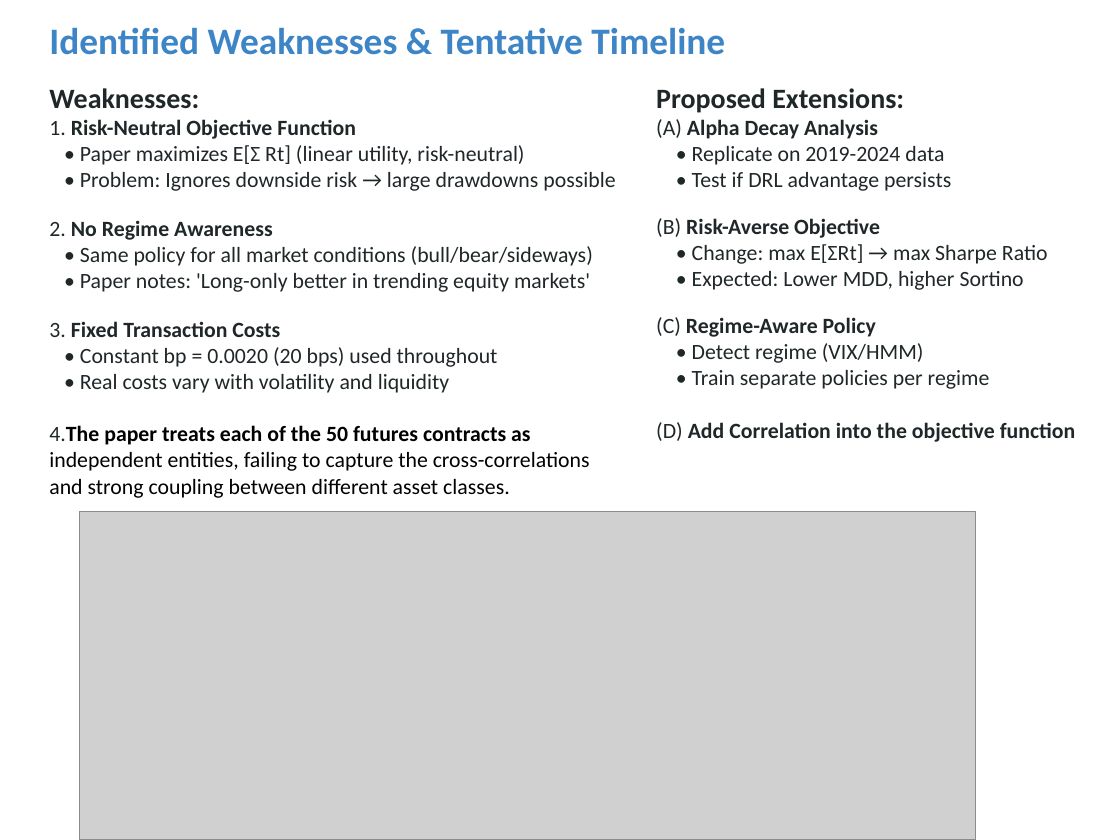
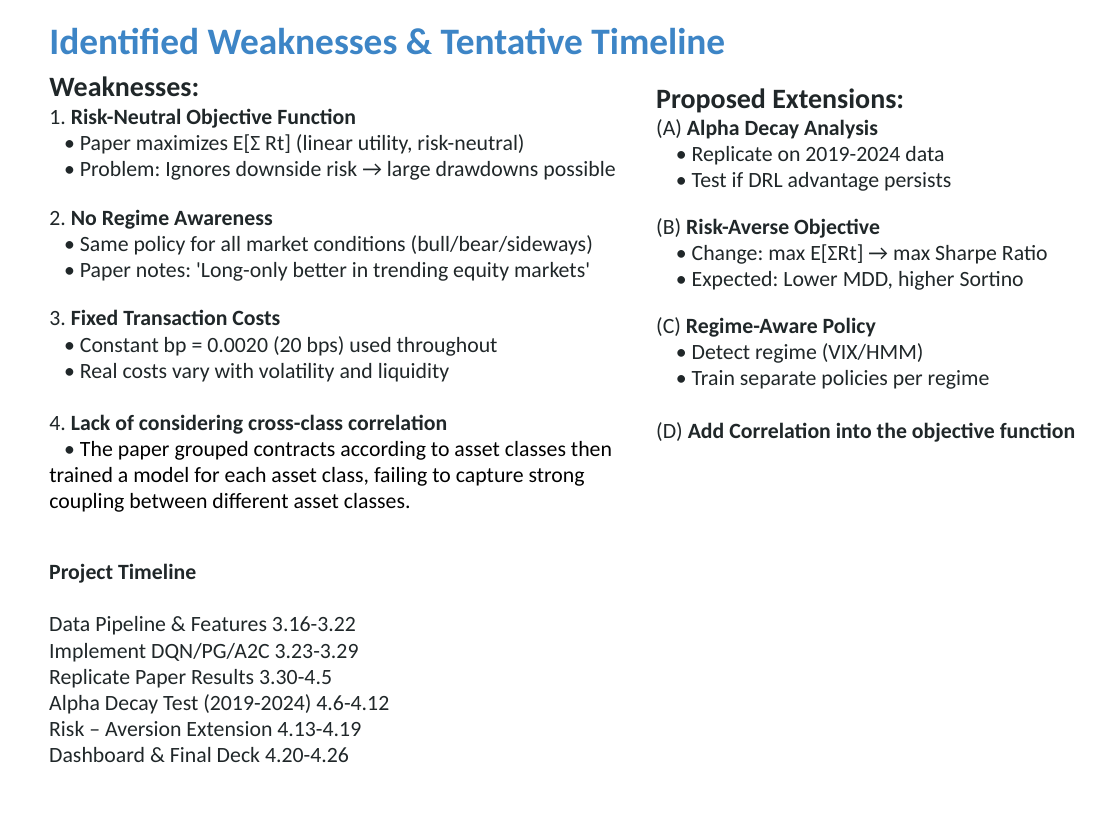
Before and after one commit to C-CU-2025-Fall/IEOR4733_Project, a slide deck: slide 4 of deck-v2.pptx. Drawn at 1120x840 pixels with LibreOffice and Linux fonts; fonts in the diff are those of the drawing; grey boxes stand for pictures. Boxes give left, top, right and bottom in pixels: in the first picture for what was removed or moved away, otherwise in the second. Text is boxed around its words. In the diff, an @@ line names an element or a change of style, - is before the commit and + after.

Commit message:
Add files via upload

```diff
--- a/deck-v2.pptx
+++ b/deck-v2.pptx
@@ text "Weaknesses: 1. Risk-Neutral Objective Function ...": place and size @@
-text "Weaknesses: 1. Risk-Neutral Objective Function ..." at bbox=[49, 88, 593, 498]
+text "Weaknesses: 1. Risk-Neutral Objective Function ..." at bbox=[49, 76, 615, 512]
@@ text at bbox=[49, 414, 612, 512]: text changed @@
-4.The paper treats each of the 50 futures contracts as independent entities, failing to capture the cross-correlations and strong coupling between different asset classes.
+4. Lack of considering cross-class correlation
+• The paper grouped contracts according to asset classes then trained a model for each asset class, failing to capture strong coupling between different asset classes.
@@ picture removed at bbox=[80, 511, 976, 840] @@
@@ text added at bbox=[49, 563, 389, 762], 14 pt, text #202729 @@
+Project Timeline
+Data Pipeline & Features 3.16-3.22
+Implement DQN/PG/A2C 3.23-3.29
+Replicate Paper Results 3.30-4.5
+Alpha Decay Test (2019-2024) 4.6-4.12
+Risk – Aversion Extension 4.13-4.19
+Dashboard & Final Deck 4.20-4.26
```
